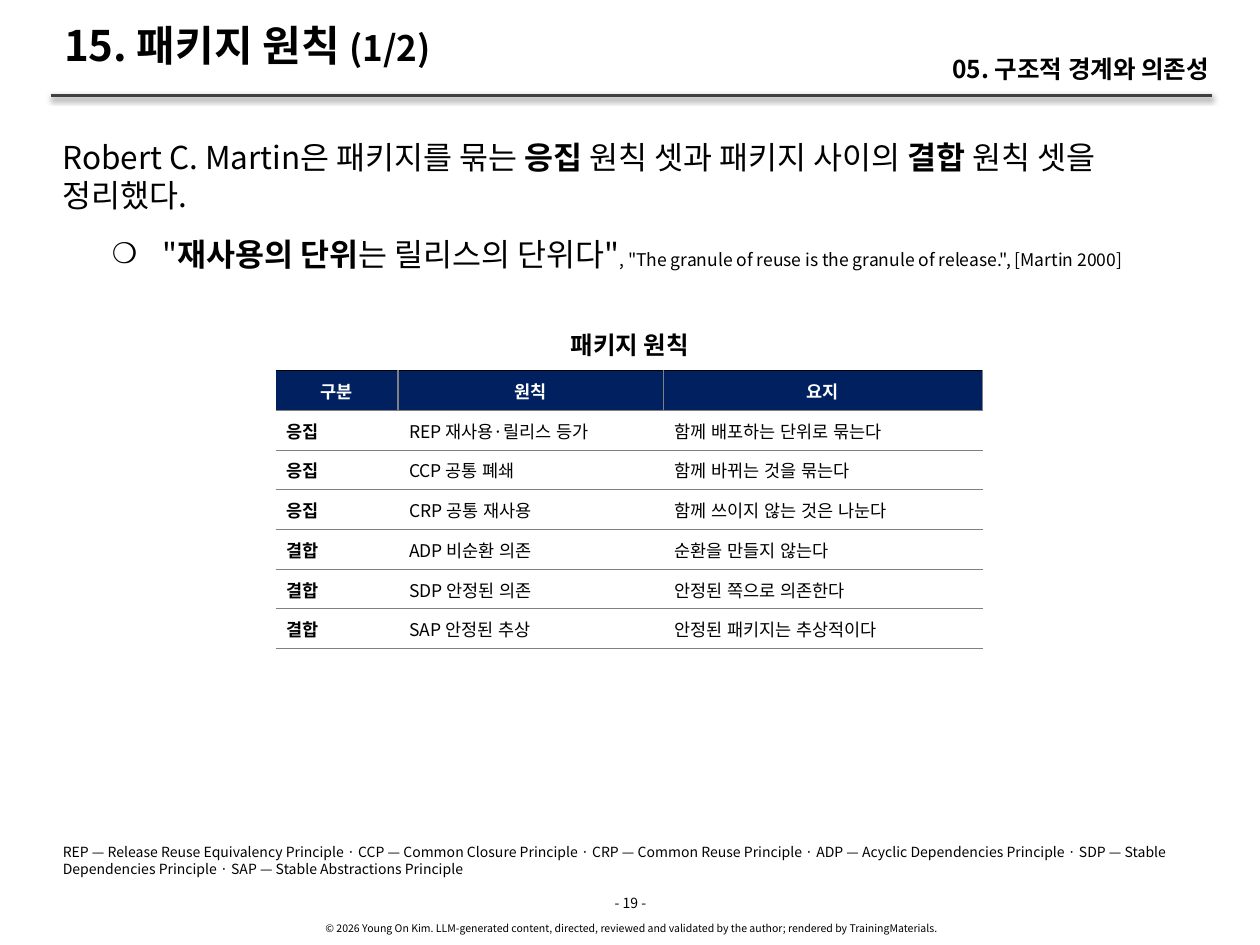
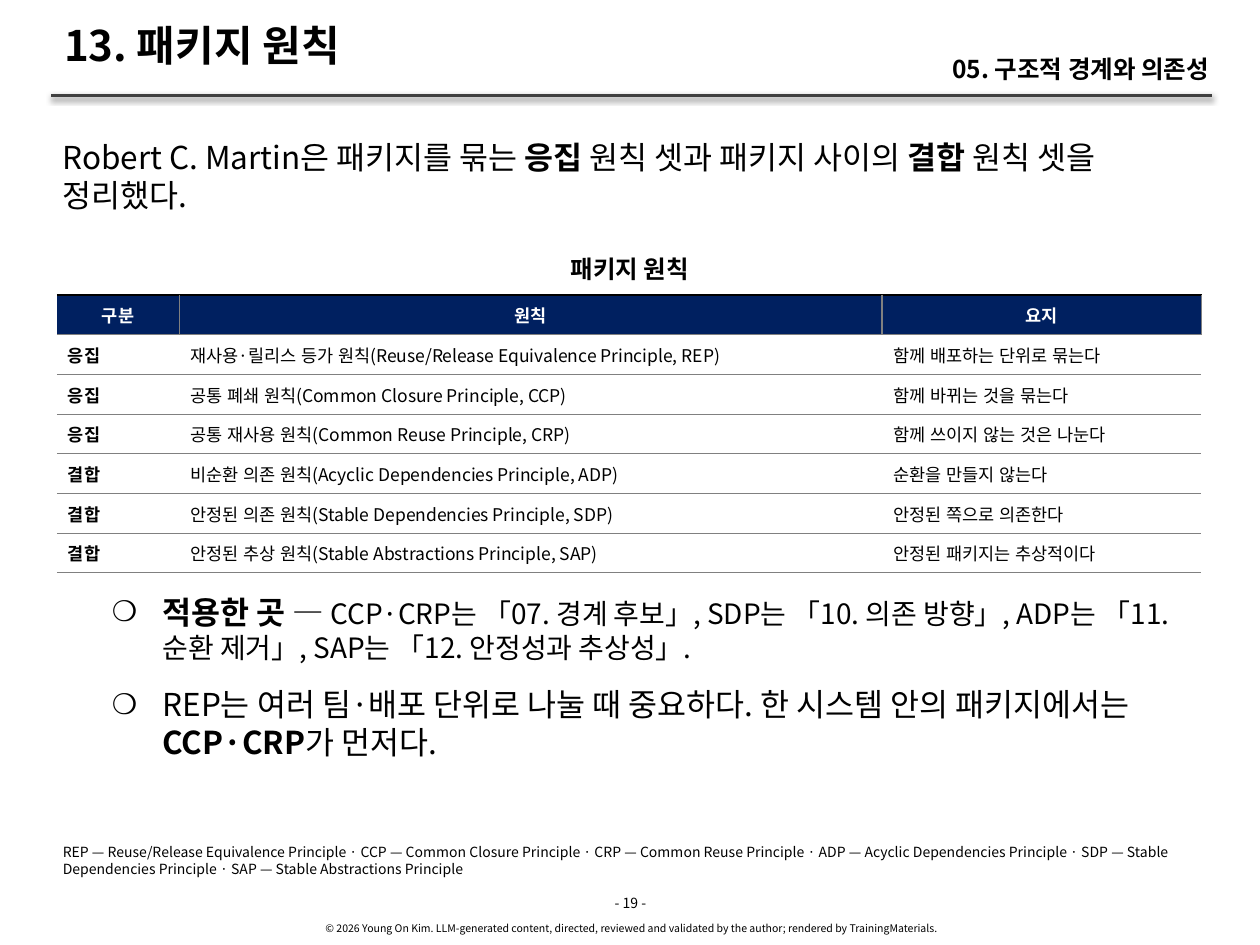
Before and after one commit to YoungSan77/TrainingMaterials, a slide deck: slide 19 of courses/ooad/sessions/s05.pptx. Drawn at 1260x945 pixels with LibreOffice and Linux fonts; fonts in the diff are those of the drawing. Boxes give left, top, right and bottom in pixels: in the first picture for what was removed or moved away, otherwise in the second. Text is boxed around its words. In the diff, an @@ line names an element or a change of style, - is before the commit and + after.

```diff
--- a/courses/ooad/sessions/s05.pptx
+++ b/courses/ooad/sessions/s05.pptx
@@ title at (x1=64, y1=25, x2=339, y2=65): text changed @@
-15. 패키지 원칙 (1/2)
+13. 패키지 원칙
@@ text at (x1=163, y1=239, x2=1122, y2=271): paragraph removed @@
-    ❍ "재사용의 단위는 릴리스의 단위다", "The granule of reuse is the granule of release.", [Martin 2000]
@@ text "패키지 원칙" moved from (x1=571, y1=333, x2=689, y2=357) to (x1=571, y1=257, x2=689, y2=281) @@
@@ table at (x1=57, y1=295, x2=1201, y2=829) @@
-row 2, column 2: REP 재사용·릴리스 등가
+row 2, column 2: 재사용·릴리스 등가 원칙(Reuse/Release Equivalence Principle, REP)
-row 3, column 2: CCP 공통 폐쇄
+row 3, column 2: 공통 폐쇄 원칙(Common Closure Principle, CCP)
-row 4, column 2: CRP 공통 재사용
+row 4, column 2: 공통 재사용 원칙(Common Reuse Principle, CRP)
-row 5, column 2: ADP 비순환 의존
+row 5, column 2: 비순환 의존 원칙(Acyclic Dependencies Principle, ADP)
-row 6, column 2: SDP 안정된 의존
+row 6, column 2: 안정된 의존 원칙(Stable Dependencies Principle, SDP)
-row 7, column 2: SAP 안정된 추상
+row 7, column 2: 안정된 추상 원칙(Stable Abstractions Principle, SAP)
@@ table resized from (x1=276, y1=370, x2=983, y2=905) to (x1=57, y1=295, x2=1201, y2=829) @@
@@ text added at (x1=163, y1=597, x2=1170, y2=757), 16 pt, text #000000 @@
+    ❍ 적용한 곳 — CCP·CRP는 「07. 경계 후보」, SDP는 「10. 의존 방향」, ADP는 「11. 순환 제거」, SAP는 「12. 안정성과 추상성」.
+    ❍ REP는 여러 팀·배포 단위로 나눌 때 중요하다. 한 시스템 안의 패키지에서는 CCP·CRP가 먼저다.
@@ text at (x1=63, y1=846, x2=1168, y2=878): text changed @@
-REP — Release Reuse Equivalency Principle · CCP — Common Closure Principle · CRP — Common Reuse Principle · ADP — Acyclic Dependencies Principle · SDP — Stable Dependencies Principle · SAP — Stable Abstractions Principle
+REP — Reuse/Release Equivalence Principle · CCP — Common Closure Principle · CRP — Common Reuse Principle · ADP — Acyclic Dependencies Principle · SDP — Stable Dependencies Principle · SAP — Stable Abstractions Principle
```
Also in this commit, not shown: 33 other slides changed, 1 slide removed, 29 other files.
